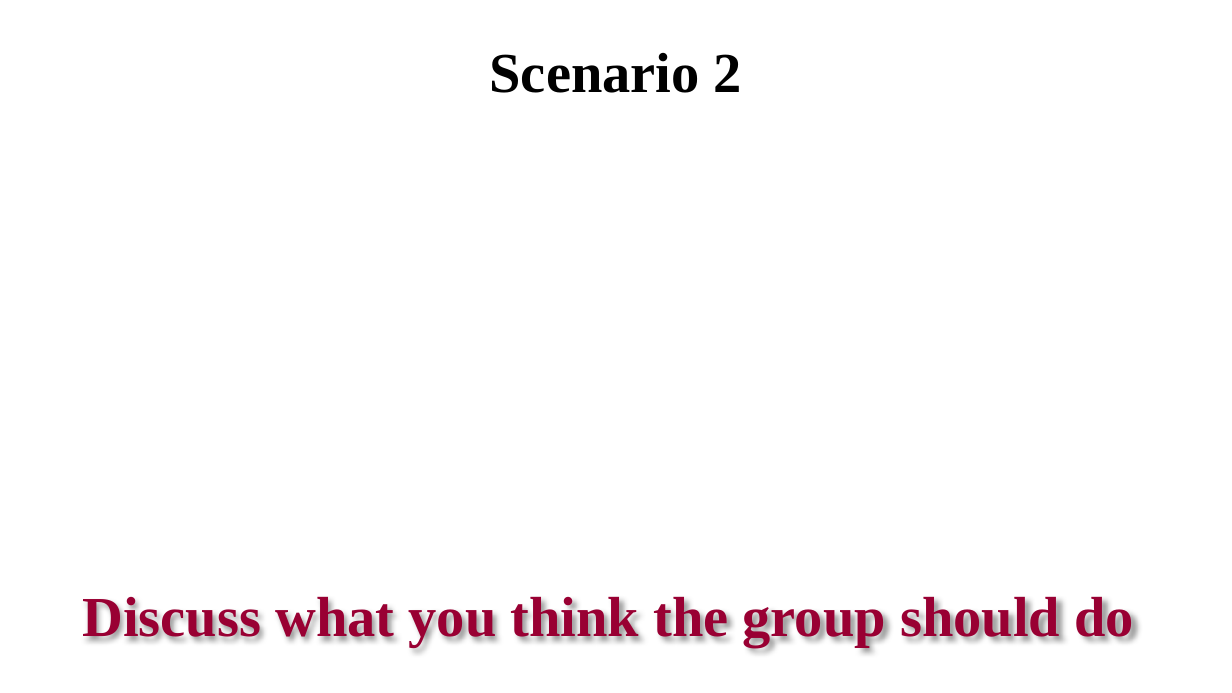
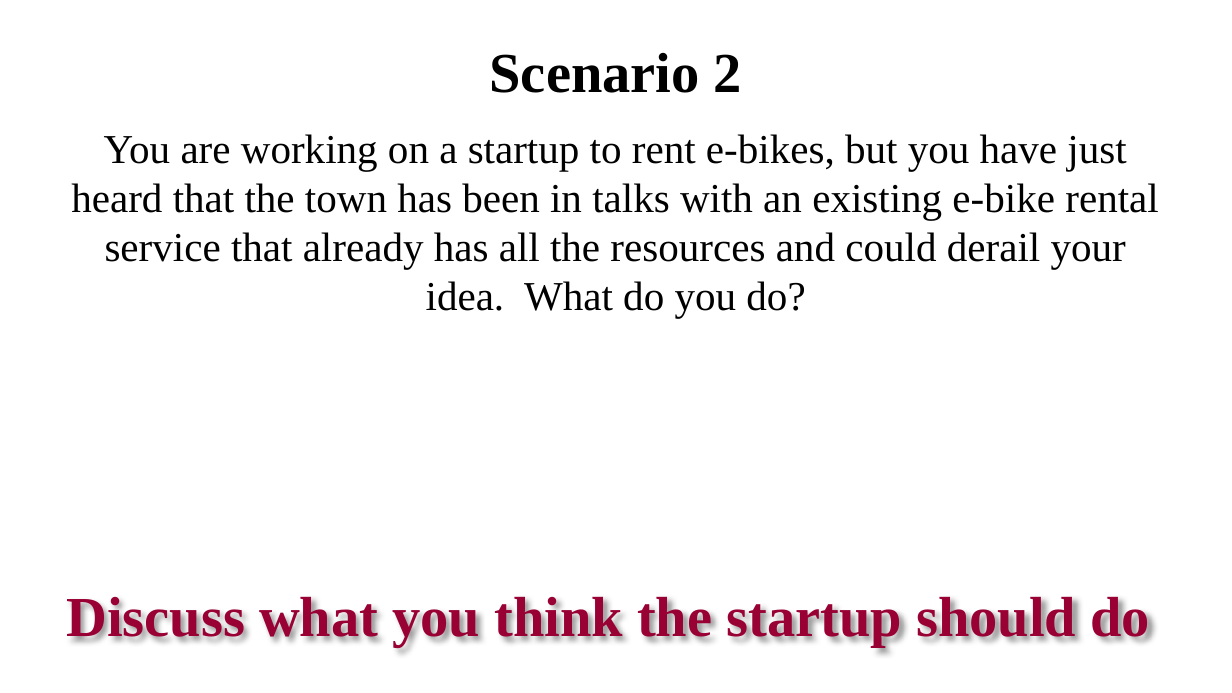
Before and after one commit to other-realm/spark, a slide deck: slide 5 of SparkClass4.pptx. Drawn at 1232x693 pixels with LibreOffice and Linux fonts; fonts in the diff are those of the drawing. Boxes give left, top, right and bottom in pixels: in the first picture for what was removed or moved away, otherwise in the second. Text is boxed around its words. In the diff, an @@ line names an element or a change of style, - is before the commit and + after.

```diff
--- a/SparkClass4.pptx
+++ b/SparkClass4.pptx
@@ text added at box(71, 134, 1158, 318), 32 pt, text #000000 @@
+You are working on a startup to rent e-bikes, but you have just heard that the town has been in talks with an existing e-bike rental service that already has all the resources and could derail your idea. What do you do?
@@ text at box(66, 592, 1150, 647): text changed @@
-Discuss what you think the group should do
+Discuss what you think the startup should do
```
Also in this commit, not shown: 1 other slide changed, 1 slide added, 2 other files.
